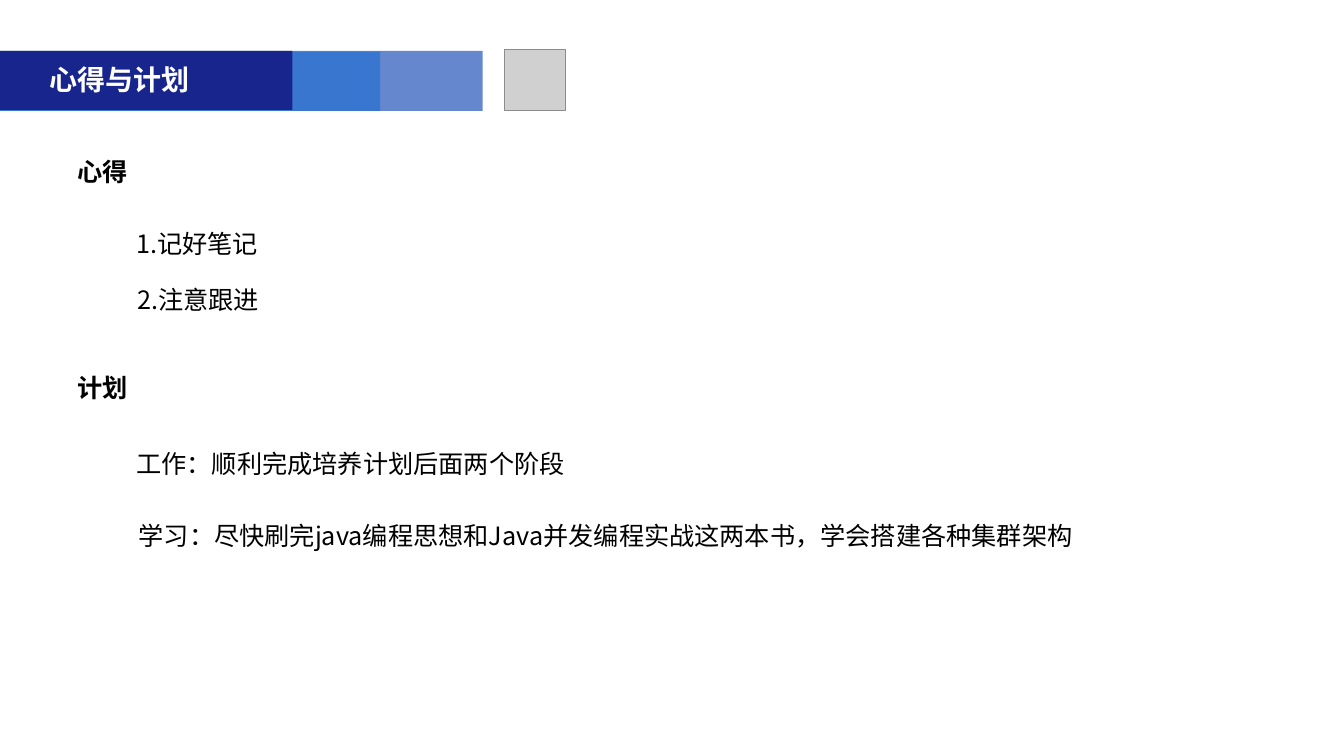
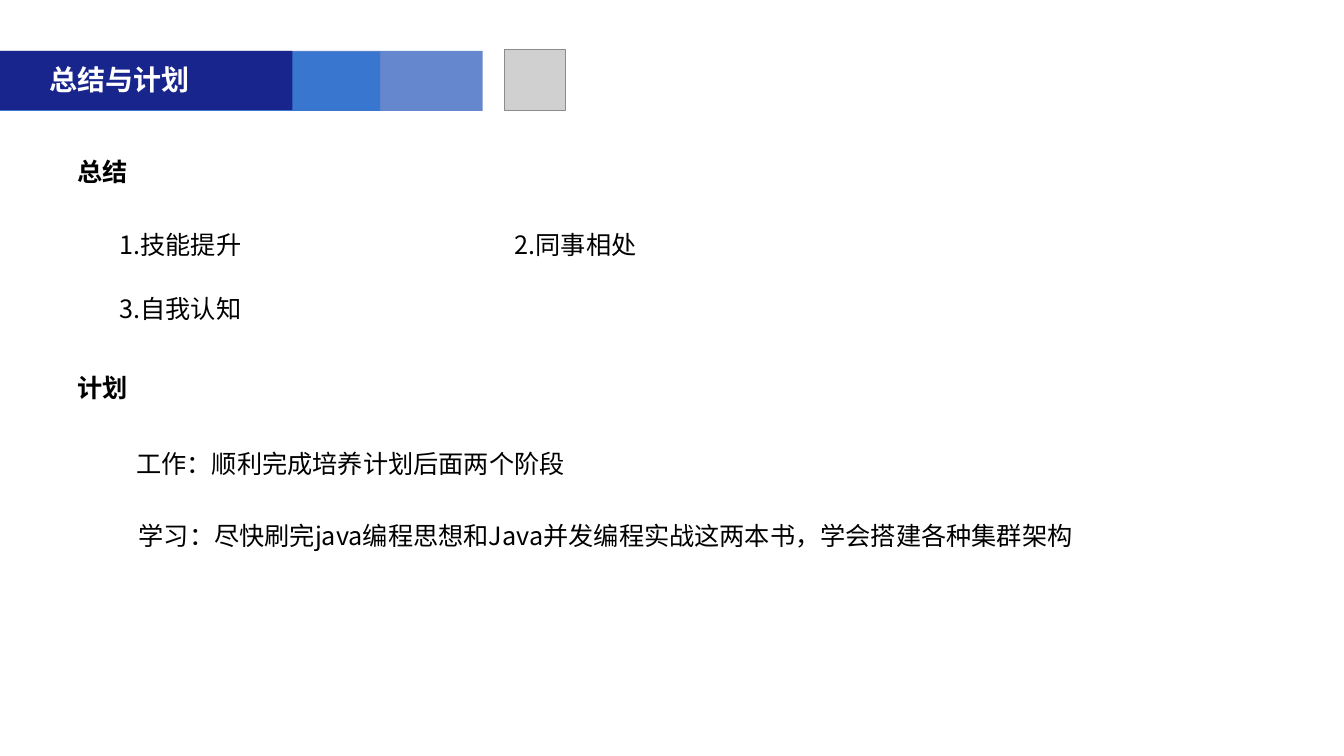
Before and after one commit to liuqiansb/zz, a slide deck: slide 17 of 01385150刘乾.pptx. Drawn at 1344x756 pixels with LibreOffice and Linux fonts; fonts in the diff are those of the drawing; grey boxes stand for pictures. Boxes give left, top, right and bottom in pixels: in the first picture for what was removed or moved away, otherwise in the second. Text is boxed around its words. In the diff, an @@ line names an element or a change of style, - is before the commit and + after.

```diff
--- a/01385150刘乾.pptx
+++ b/01385150刘乾.pptx
@@ text at box(49, 66, 189, 93): text changed @@
-心得与计划
+总结与计划
@@ text at box(77, 159, 127, 184): text changed @@
-心得
+总结
@@ text added at box(119, 232, 241, 256), 18 pt, text #000000 @@
+1.技能提升
@@ text removed at box(136, 232, 258, 255) @@
-1.记好笔记
@@ text added at box(515, 232, 637, 256), 18 pt, text #000000 @@
+2.同事相处
@@ text added at box(119, 297, 241, 320), 18 pt, text #000000 @@
+3.自我认知
@@ text removed at box(137, 287, 259, 311) @@
-2.注意跟进
```
Also in this commit, not shown: 5 other slides changed.
